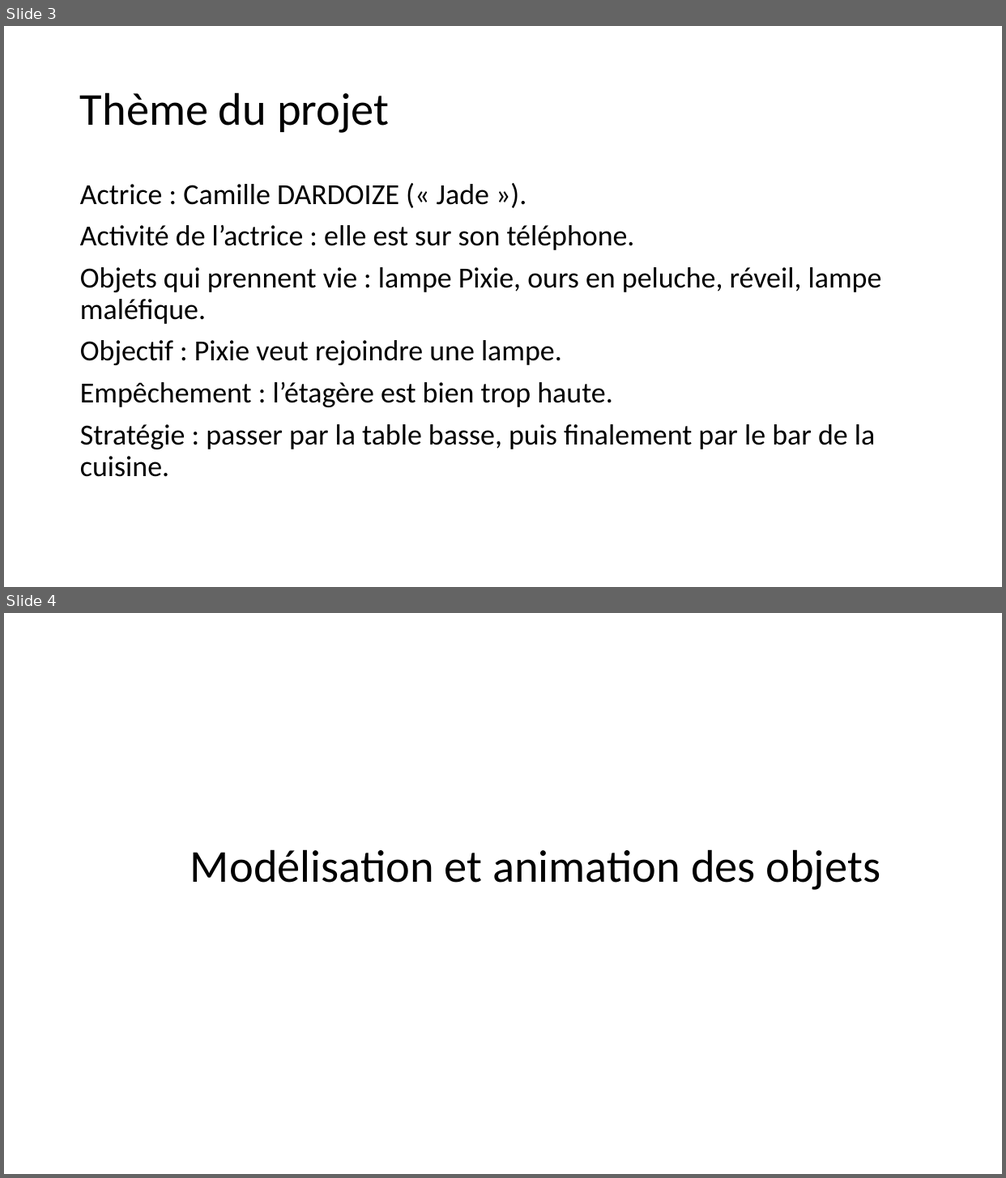
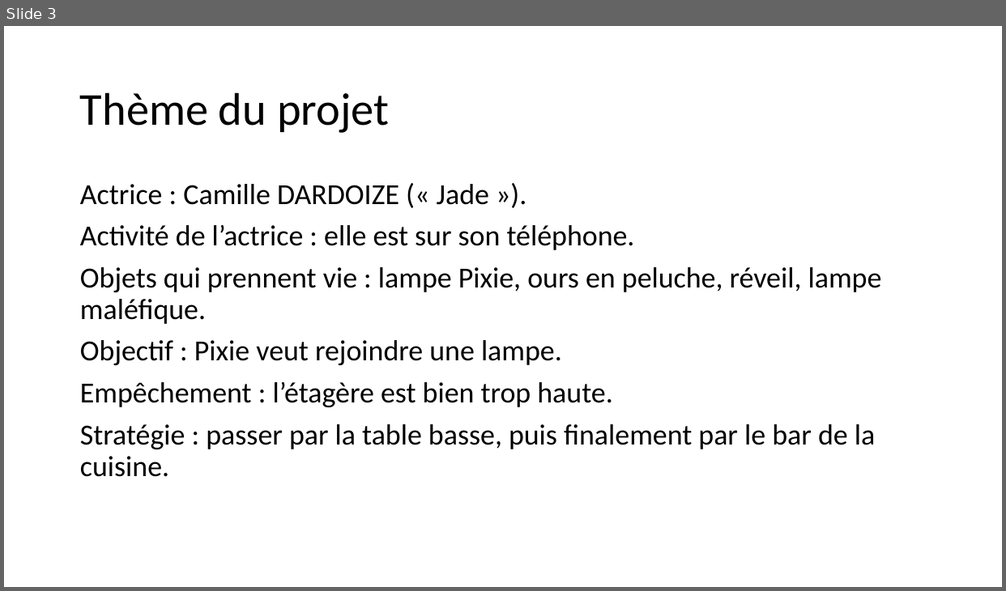
Before and after one commit to FC-Dijkstra/Minifilm_ImgWeb, a slide deck: Projet L3 Informatique_powerpointPrésentation (paslefinaljustecontenu).pptx. Shown one above the other, each under a label of ours: slides 3 and 4 before the commit, slide 3 after it. The pictures are 1006x1178 and 1006x591 pixels, drawn with LibreOffice and Linux fonts; fonts in the diff are those of the drawing. Boxes give left, top, right and bottom in pixels: in the first picture for what was removed or moved away, otherwise in the second. Text is boxed around its words. In the diff, an @@ line names an element or a change of style, - is before the commit and + after.

```diff
--- a/Projet L3 Informatique_powerpointPrésentation (paslefinaljustecontenu).pptx
+++ b/Projet L3 Informatique_powerpointPrésentation (paslefinaljustecontenu).pptx
@@ slide 4 removed at [4, 613, 1002, 1174], background #FFFFFF @@
@@ title removed at [190, 850, 881, 890] @@
-Modélisation et animation des objets
```
Also in this commit, not shown: 5 slides changed, 10 slides added, 2 other slides removed.
